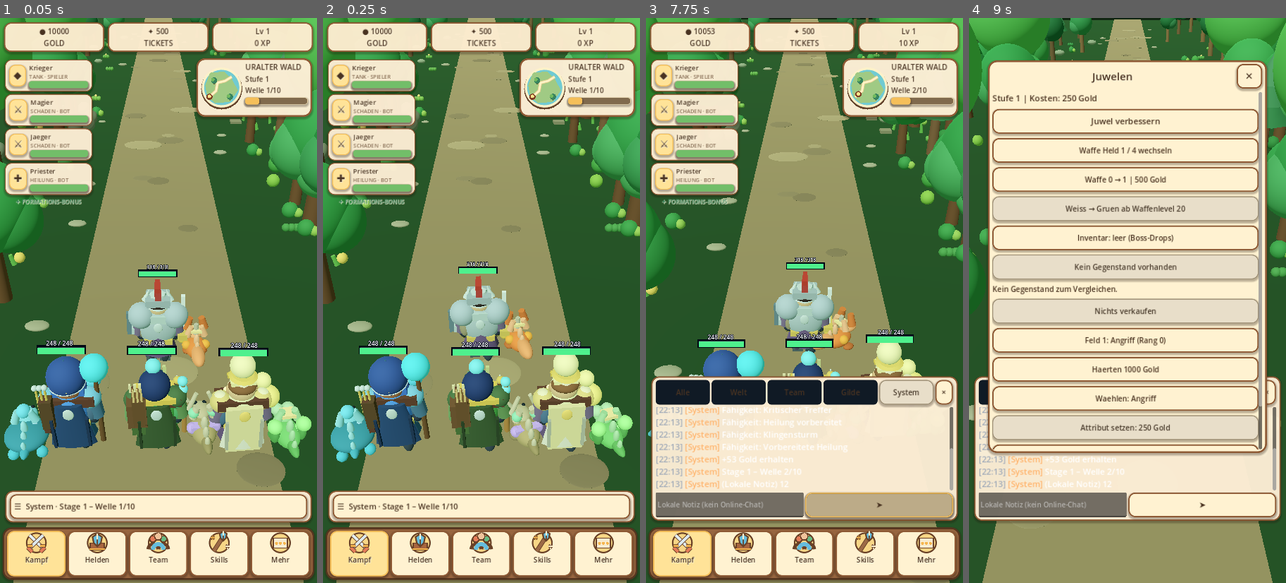
Above: before the commit, frames 1-4 (left to right).
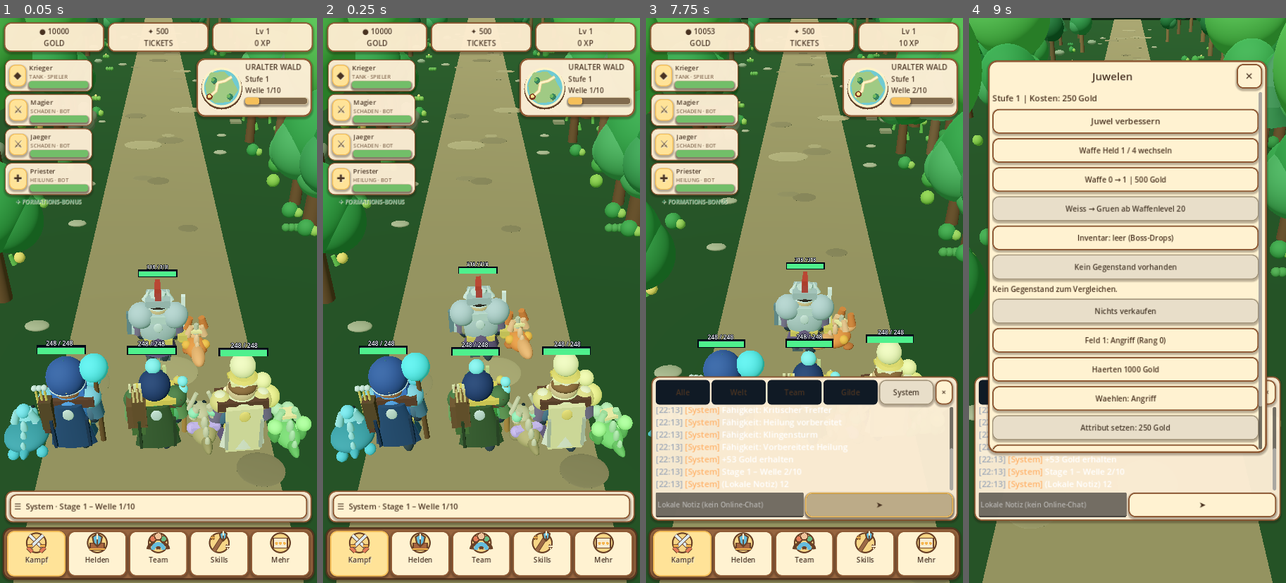
Above: after the commit, the same moments.

Repository: xynewageyx/TitanLegend
Game: Godot game, scene res://scenes/main.tscn
Two runs of this game, one before a commit and one after it. Both use one fixed random seed, a clock stepped at 60 frames per second and the inputs below.
Inputs (mouse positions are in pixels of both pictures, inside the frame that each line leads up to):
- Up to frame 1 (0.05 s): no input
- Up to frame 2 (0.25 s): no input
- Up to frame 3 (7.75 s): click "☰ System · Stage 1 – Welle 1/…" at 0.5 s; click (728, 503) at 1.27 s; type "12" at 1.35 s; click "Welt" at 2 s; click "Alle" at 2.75 s; click "Team" at 3.5 s; click "Gilde" at 4.25 s; click "System" at 5 s; click "×" at 5.75 s; click "☰ System · Fähigkeit: Vorbere…" at 6.5 s; click "➤" at 7.25 s
- Up to frame 4 (9 s): click (1003, 554) at 8 s; click (1067, 554) at 8.75 s

The runs differ from the first frame. In frame 1, less than 0.1% of the frame differs, in the area x 27-86%, y 55-72%; in frame 2, less than 0.1%, in the area x 26-86%, y 54-72%; in frame 3, less than 0.1%; in frame 4, nothing differs.

Commit message:
Improve hero strike impact flash timing and arm recovery

Diff:
--- a/scripts/hero_combat_motion.gd
+++ b/scripts/hero_combat_motion.gd
@@ -209,7 +209,8 @@
    left_arm.rotation.x = -1.15 * swing
    right_arm.rotation.z = alternate * 0.12 * swing
   attack_lean = swing
-  magic_flash.visible = true
+  # Reveal the strike flash near contact, not during the anticipation pose.
+  magic_flash.visible = progress >= 0.20 and progress <= 0.78
   var fx_strength: float = 0.75 if class_id in [2, 4] else (1.25 if class_id in [0, 1, 10] else 1.0)
   magic_flash.scale = Vector3.ONE * (0.65 + 1.55 * swing * fx_strength)
   # Keep the impact flash close to the weapon for melee, but project
@@ -223,6 +224,10 @@
   right_arm.rotation.z = 0.0
   attack_pose_blend = move_toward(attack_pose_blend, 0.0, delta * 9.0)
   attack_lean = move_toward(attack_lean, 0.0, delta * 7.0)
+ # Settle the shoulders back into the idle pose after each swing.
+ if attack_remaining <= 0.0:
+  right_arm.rotation.x = move_toward(right_arm.rotation.x, 0.0, delta * 8.0)
+  left_arm.rotation.x = move_toward(left_arm.rotation.x, 0.0, delta * 8.0)
  var recoil: float = hit_remaining / hit_duration
  var hit_power: float = 1.55 if hit_critical else 1.0
  rotation.x = -recoil * 0.10 * hit_power + attack_lean * 0.06
